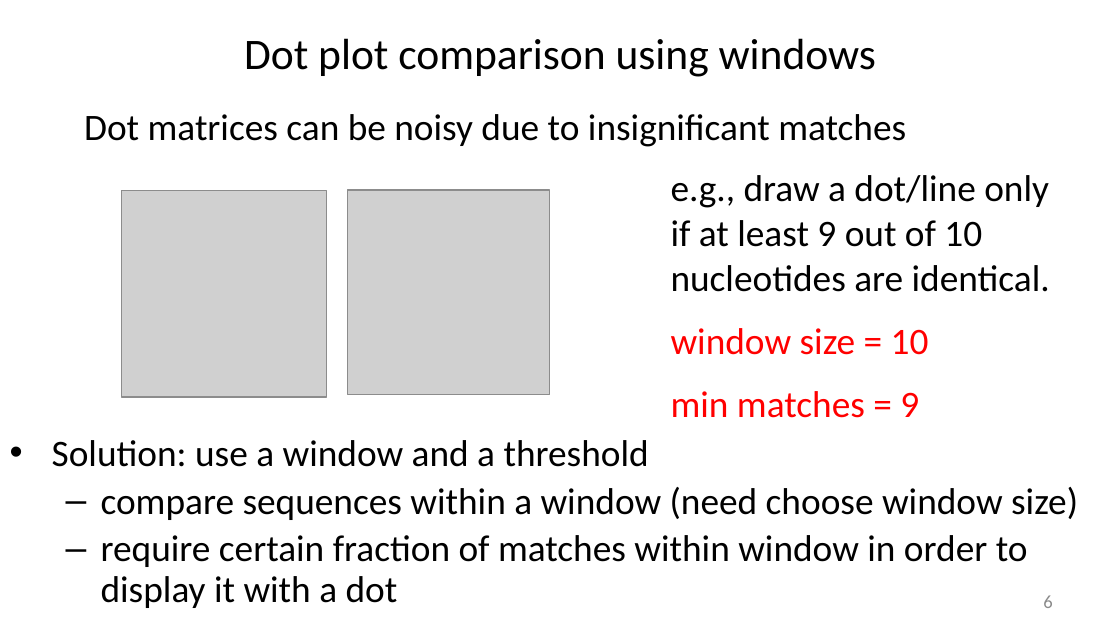
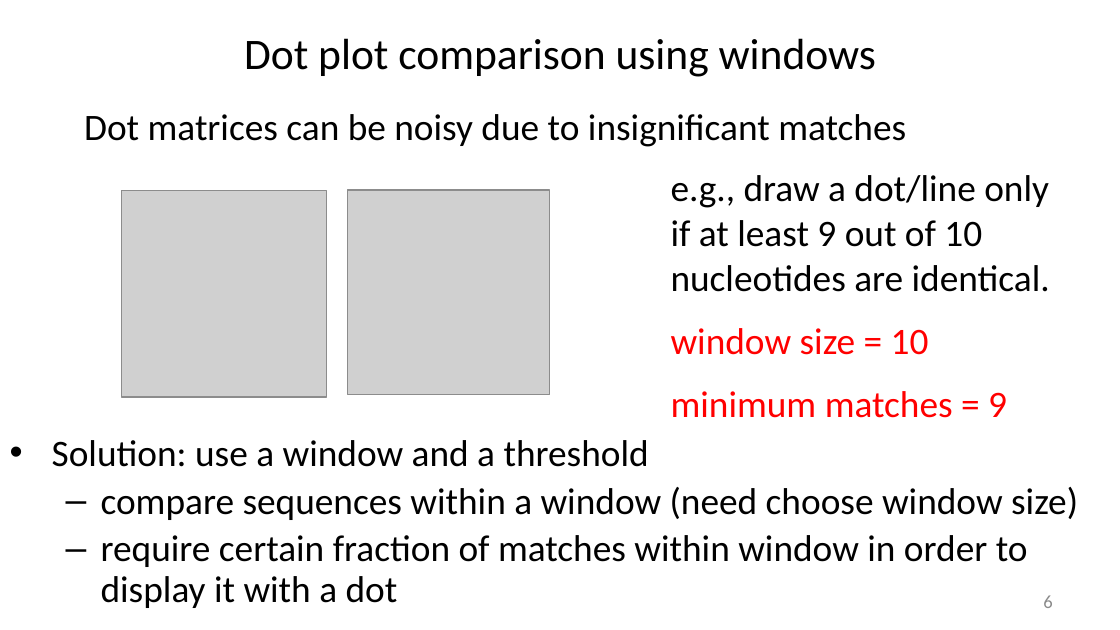
Before and after one commit to liu3zhenlab/teaching, a slide deck: slide 6 of PLPTH813Bioinformatis/2025/1_lecture/lecture04_alignment_I.pptx. Drawn at 1120x630 pixels with LibreOffice and Linux fonts; fonts in the diff are those of the drawing; grey boxes stand for pictures. Boxes give left, top, right and bottom in pixels: in the first picture for what was removed or moved away, otherwise in the second. Text is boxed around its words. In the diff, an @@ line names an element or a change of style, - is before the commit and + after.

```diff
--- a/PLPTH813Bioinformatis/2025/1_lecture/lecture04_alignment_I.pptx
+++ b/PLPTH813Bioinformatis/2025/1_lecture/lecture04_alignment_I.pptx
@@ text at [671, 391, 1007, 418]: text changed @@
-min matches = 9
+minimum matches = 9
```
Also in this commit, not shown: 5 other slides changed, 4 other files.
